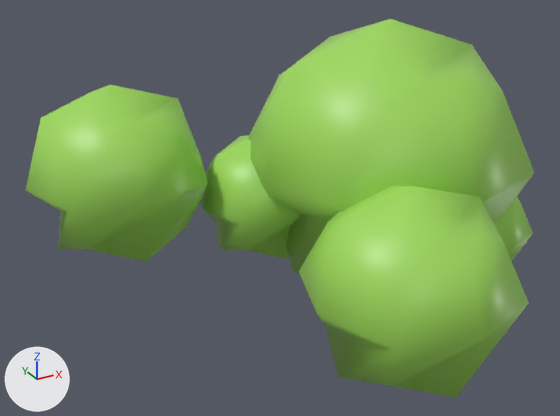
What one commit did to the FBX model Assets/Models/lowPolyFoliage.fbx.
One viewpoint serves both versions: a 50 mm lens placed at (-0.0442, -0.075, 0.0861), pointed at (-0.0084, -0.0099, 0.0536). The axes (+X, +Y, +Z) are drawn at lower left. The lights are the same throughout. Where no turn or scale is listed for an object, it has been applied to the vertices.

The older version as bpy lines, for what is in view:
```python
me_mesh = bpy.data.meshes.new('Mesh')
me_mesh.from_pydata(...)  # 26 vertices, 30 faces; spans x -0.0065..0.0065, y -0.0065..0.0065, z -0.0065..0.0065
me_mesh.materials.append(mat_arvore_lowpoly_wire_088177028)  # green #9fd95c
me_mesh_001 = bpy.data.meshes.new('Mesh.001')
me_mesh_001.from_pydata(...)  # 26 vertices, 30 faces; spans x -0.0075..0.0075, y -0.0075..0.0075, z -0.0075..0.0075
me_mesh_001.materials.append(mat_arvore_lowpoly_wire_088177028)  # green #9fd95c
me_mesh_004 = bpy.data.meshes.new('Mesh.004')
me_mesh_004.from_pydata(...)  # 26 vertices, 30 faces; spans x -0.01..0.01, y -0.01..0.01, z -0.01..0.01
me_mesh_004.materials.append(mat_arvore_lowpoly_wire_088177028)  # green #9fd95c
ob_arvore_lowpoly_box007 = bpy.data.objects.new('arvore_lowpoly:Box007', me_mesh)
ob_arvore_lowpoly_box007.location = (0.01619, -0.01263, 0.04707)
ob_arvore_lowpoly_box008 = bpy.data.objects.new('arvore_lowpoly:Box008', me_mesh_001)
ob_arvore_lowpoly_box008.location = (-0.00594, -0.00125, 0.0513)
ob_arvore_lowpoly_box011 = bpy.data.objects.new('arvore_lowpoly:Box011', me_mesh_004)
ob_arvore_lowpoly_box011.location = (-0.02124, 0.00379, 0.05523)
# also in view: 'arvore_lowpoly:Box010' at (-0.0033, -0.0255, 0.0506); 'arvore_lowpoly:Box009' at (0.0042, -0.0102, 0.0571)
```
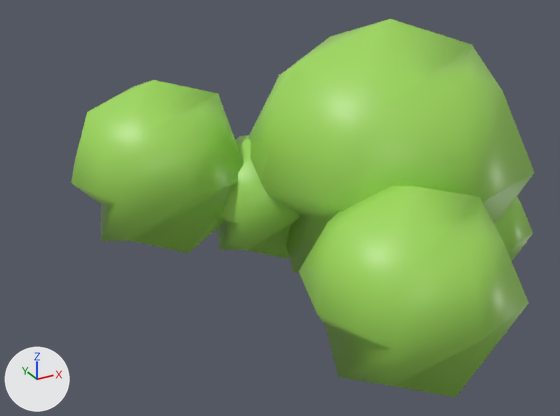
Patch to the scene script:
```diff
--- a/Assets/Models/lowPolyFoliage.fbx.py
+++ b/Assets/Models/lowPolyFoliage.fbx.py
@@ ob_arvore_lowpoly_box011 @@
 ob_arvore_lowpoly_box011 = bpy.data.objects.new('arvore_lowpoly:Box011', me_mesh_004)
-ob_arvore_lowpoly_box011.location = (-0.02124, 0.00379, 0.05523)
+ob_arvore_lowpoly_box011.location = (-0.01653, 0.00345, 0.05523)
```

Location of each change, [x1, y1, x2, y2] in pixels of the pictures (560 x 416 px):
'arvore_lowpoly:Box011', moved: before [26, 85, 208, 261]; after [71, 80, 243, 253]
